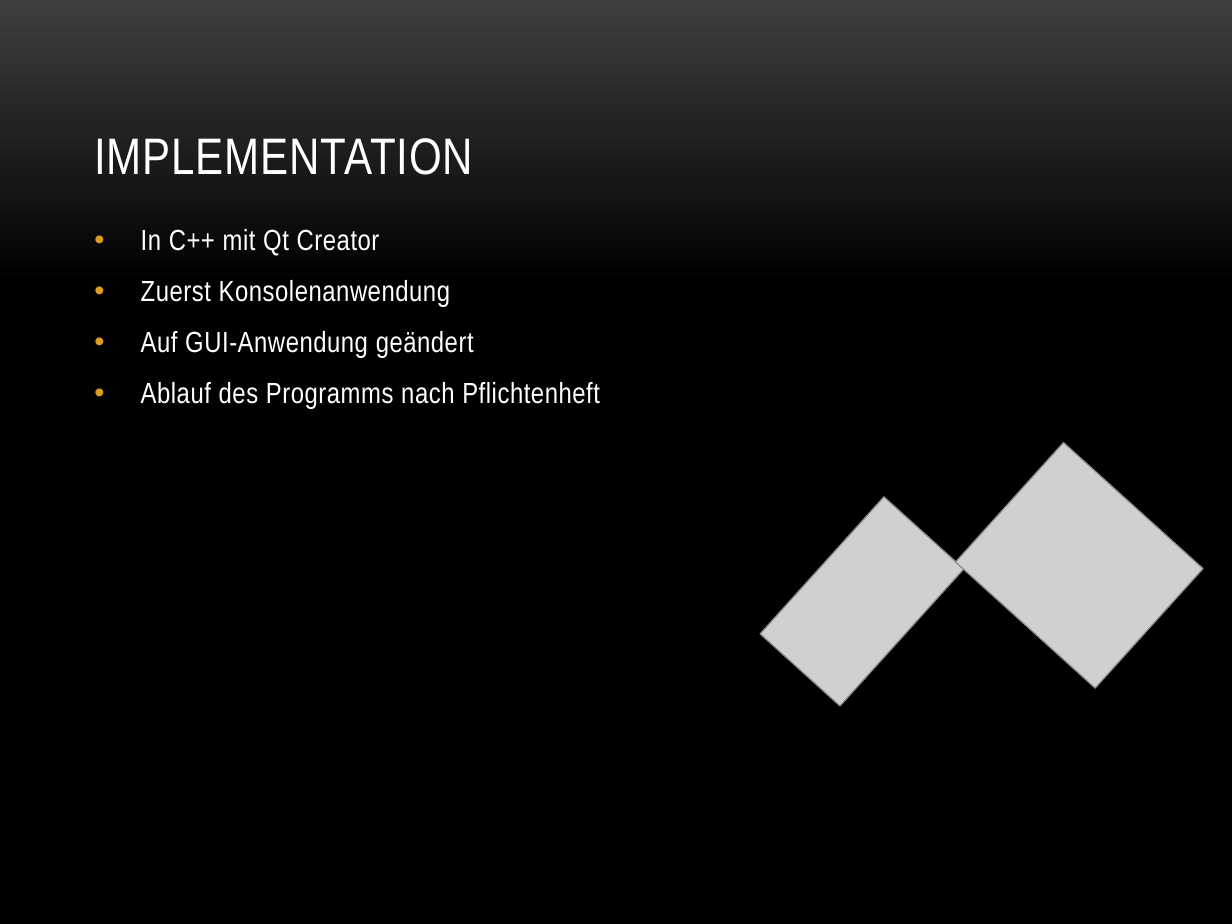
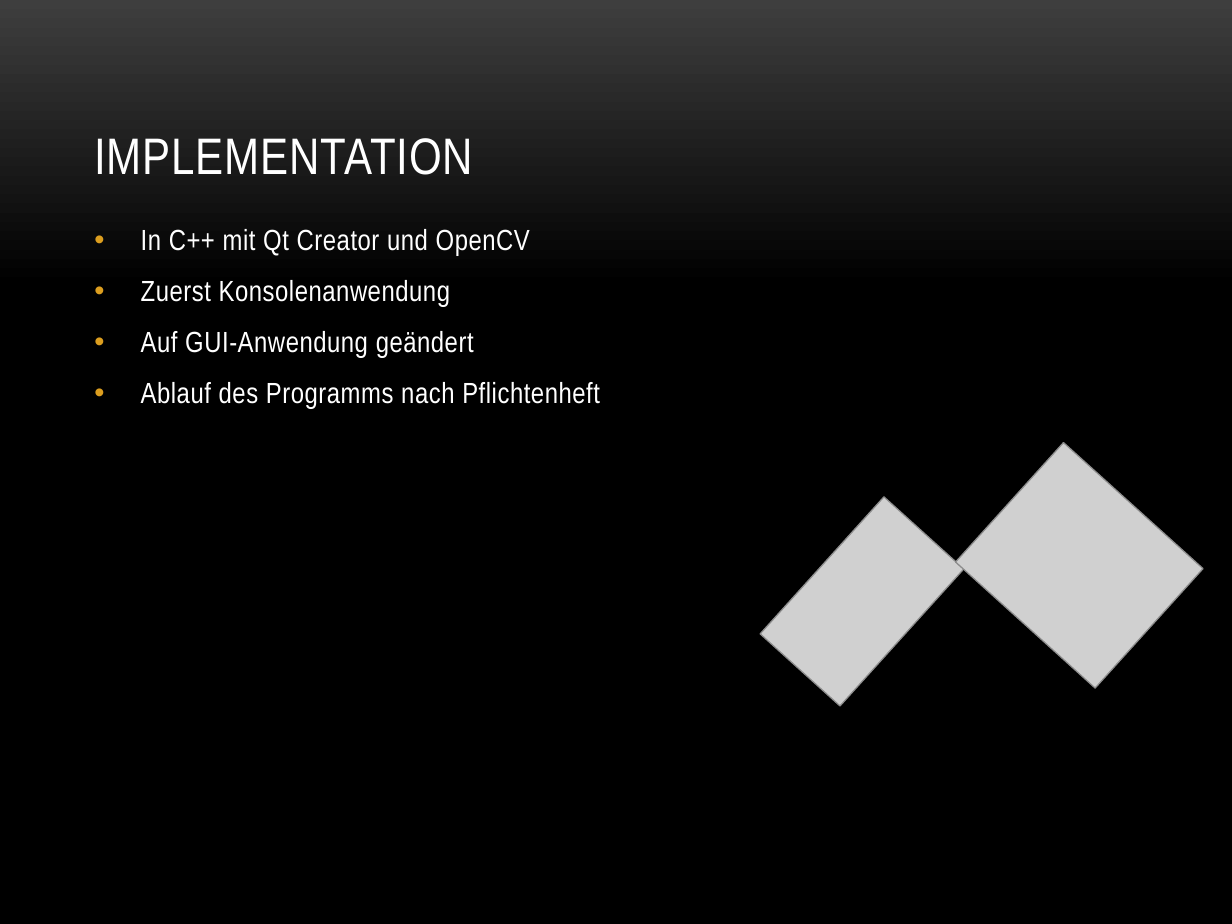
Before and after one commit to baertschi/Puzzle, a slide deck: slide 13 of Doku/Puzzle.pptx (slide 14 before the commit). Drawn at 1232x924 pixels with LibreOffice and Linux fonts; fonts in the diff are those of the drawing; grey boxes stand for pictures; background and template pictures are left out. Boxes give left, top, right and bottom in pixels: in the first picture for what was removed or moved away, otherwise in the second. Text is boxed around its words. In the diff, an @@ line names an element or a change of style, - is before the commit and + after.

```diff
--- a/Doku/Puzzle.pptx
+++ b/Doku/Puzzle.pptx
@@ text at [141,229,530,256]: text changed @@
-• In C++ mit Qt Creator
+• In C++ mit Qt Creator und OpenCV
```
Also in this commit, not shown: 6 other slides changed, 1 slide removed, 1 other file.
